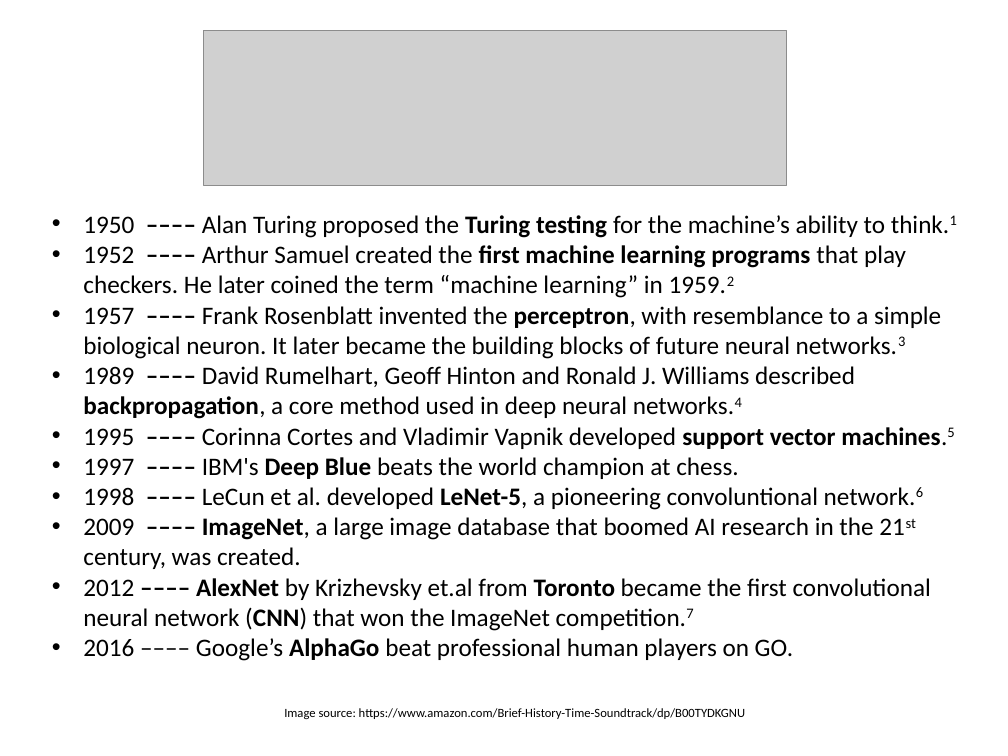
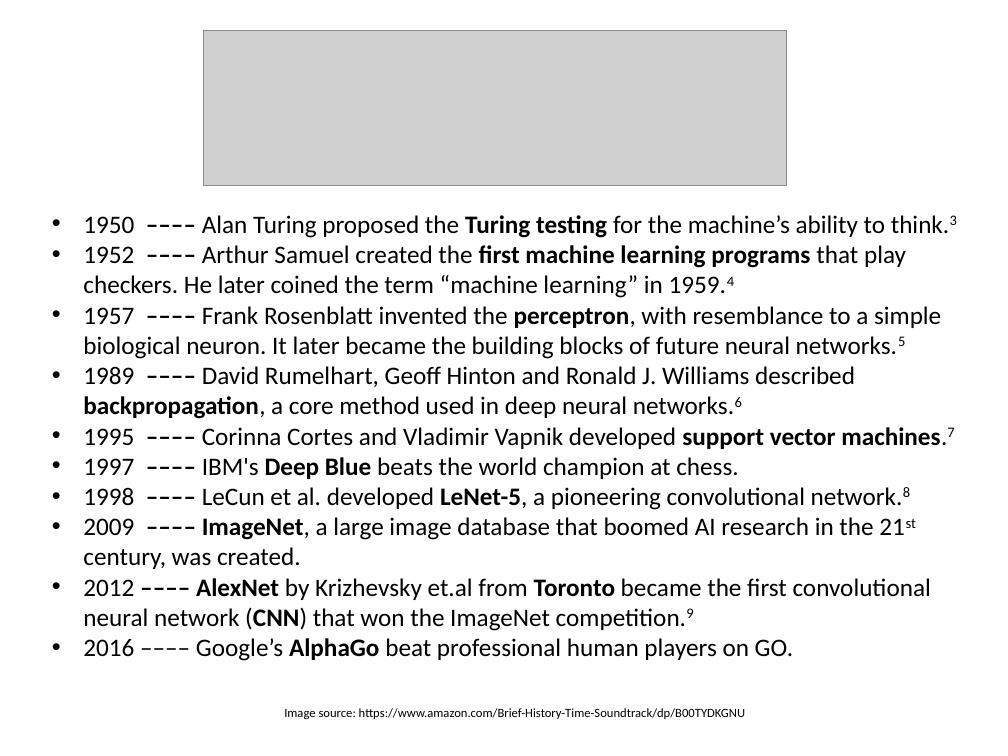
Before and after one commit to WendaZ/PyCharm_data, a slide deck: slide 3 of Machine Learning in Medical Imaging.pptx. Drawn at 1008x756 pixels with LibreOffice and Linux fonts; fonts in the diff are those of the drawing; grey boxes stand for pictures. Boxes give left, top, right and bottom in pixels: in the first picture for what was removed or moved away, otherwise in the second. Text is boxed around its words. In the diff, an @@ line names an element or a change of style, - is before the commit and + after.

Commit message:
s
s

```diff
--- a/Machine Learning in Medical Imaging.pptx
+++ b/Machine Learning in Medical Imaging.pptx
@@ text at <box>83,215,957,449</box>: text changed @@
-• 1950 –––– Alan Turing proposed the Turing testing for the machine’s ability to think.1
-• 1952 –––– Arthur Samuel created the first machine learning programs that play checkers. He later coined the term “machine learning” in 1959.2
-• 1957 –––– Frank Rosenblatt invented the perceptron, with resemblance to a simple biological neuron. It later became the building blocks of future neural networks.3
-• 1989 –––– David Rumelhart, Geoff Hinton and Ronald J. Williams described backpropagation, a core method used in deep neural networks.4
-• 1995 –––– Corinna Cortes and Vladimir Vapnik developed support vector machines.5
+• 1950 –––– Alan Turing proposed the Turing testing for the machine’s ability to think.3
+• 1952 –––– Arthur Samuel created the first machine learning programs that play checkers. He later coined the term “machine learning” in 1959.4
+• 1957 –––– Frank Rosenblatt invented the perceptron, with resemblance to a simple biological neuron. It later became the building blocks of future neural networks.5
+• 1989 –––– David Rumelhart, Geoff Hinton and Ronald J. Williams described backpropagation, a core method used in deep neural networks.6
+• 1995 –––– Corinna Cortes and Vladimir Vapnik developed support vector machines.7
@@ text at <box>83,487,910,510</box>: text changed @@
-• 1998 –––– LeCun et al. developed LeNet-5, a pioneering convoluntional network.6
+• 1998 –––– LeCun et al. developed LeNet-5, a pioneering convolutional network.8
@@ text at <box>83,578,931,631</box>: text changed @@
-• 2012 –––– AlexNet by Krizhevsky et.al from Toronto became the first convolutional neural network (CNN) that won the ImageNet competition.7
+• 2012 –––– AlexNet by Krizhevsky et.al from Toronto became the first convolutional neural network (CNN) that won the ImageNet competition.9
```
Also in this commit, not shown: 4 other slides changed, 7 slides added.
